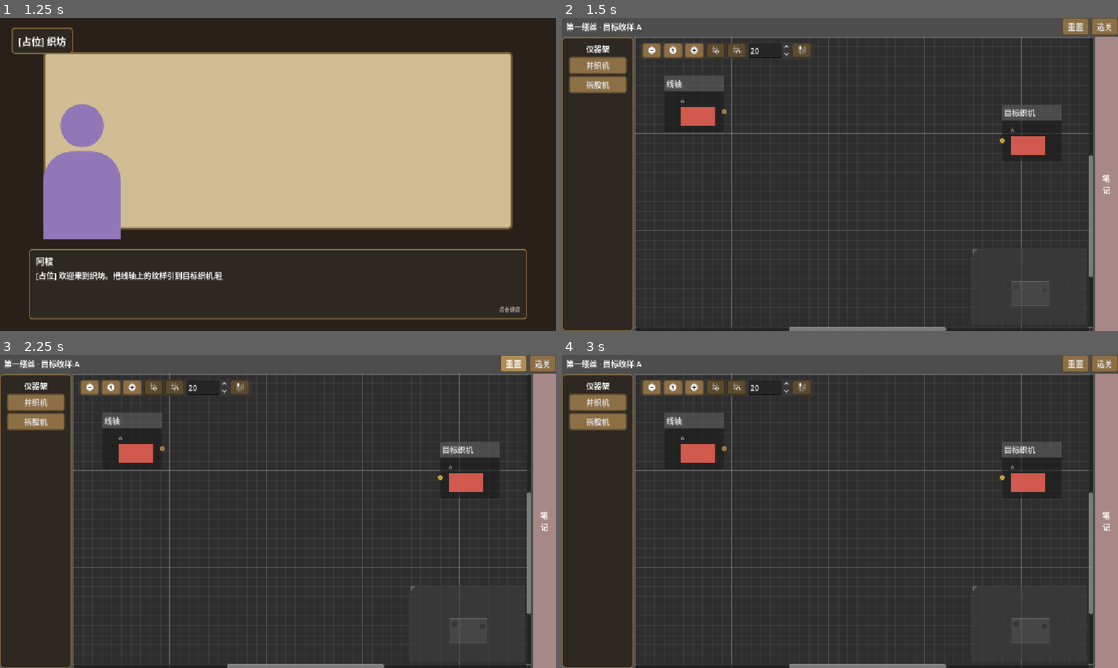
Above: before the commit, frames 1-4 (two rows, left to right).
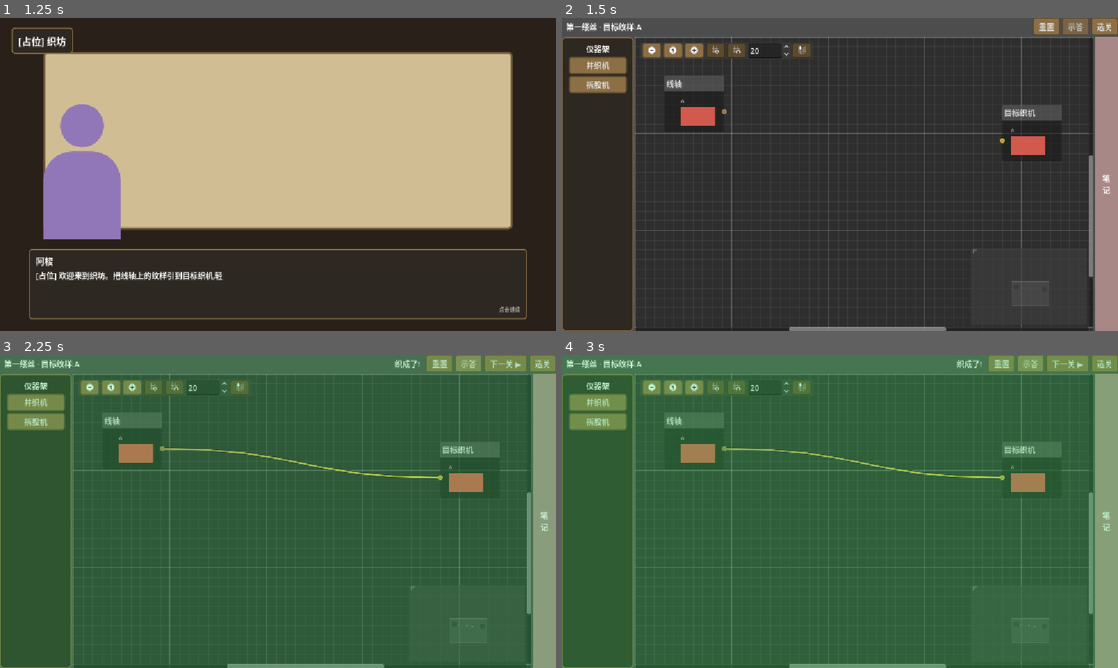
Above: after the commit, the same moments.

Repository: yiyuanli939/she-nicest-weave-the-truth
Game: Godot game, scene res://ui/main_menu.tscn
The game is run twice, just before and just after one commit, with the same random seed, the same clock (stepped at 60 frames per second) and the same inputs.
Inputs (mouse positions are in pixels of both pictures, inside the frame that each line leads up to):
- Up to frame 1 (1.25 s): click "开始织造" at 0.5 s
- Up to frame 2 (1.5 s): move the mouse to (962, 158) at 1.27 s; tap Backspace at 1.35 s; click (962, 158) at 1.42 s
- Up to frame 3 (2.25 s): click (511, 364) at 2 s, where only the run after the commit has a clickable "示答"
- Up to frame 4 (3 s): click (1029, 364) at 2.75 s, where only the run after the commit has a clickable "示答"

Frame 1 is identical in both runs. In frame 2, 0.3% of the frame differs, in the area x 84-94%, y 0-6%; in frame 3, 99%; in frame 4, 100%, in the area x 0-100%, y 0-100%.

Commit message:
测试开答案:HUD 加「示答」按钮,点了重置并按 tests/level_solutions.gd 自动摆出本关答案通关;仅调试版(OS.is_debug_build)且本关有解法数据时出现;tests/ 走动态 load,导出正式版裁掉 tests/ 也不炸。UI smoke 加示答显隐+一键通关回归;73/73 + UI/m3/m2 全绿
Co-Authored-By: Claude Fable 5 <noreply@anthropic.com>
Claude-Session: https://claude.ai/code/session_01UpnGuEiFd4CHPqysJyURs7

Diff:
--- a/tests/visual_smoke_ui.gd
+++ b/tests/visual_smoke_ui.gd
@@ -157,6 +157,7 @@
 	# ---- C. HUD:没有撤销/重做按钮,有重置 ----
 	_check(_button_named(scene, "撤销") == null and _button_named(scene, "重做") == null, "HUD 无撤销/重做按钮")
 	_check(_button_named(scene, "重置") != null, "HUD 有重置按钮")
+	_check(_button_named(scene, "示答") == null, "没有脚本化解法的关不显示示答按钮")
 
 	# ---- D. 仪器架真实点击放置岔纹机 ----
 	var board: ProofBoard = scene._board
@@ -353,6 +354,16 @@
 				await _settle()
 				_check(current_scene is LevelScene and game.current.id == &"l01", "播完进 l01 棋盘")
 
+	# ---- N. 测试用「示答」按钮:点了自动摆出本关答案并通关 ----
+	var l01 := current_scene as LevelScene
+	if l01 != null:
+		var answer_btn := _button_named(l01, "示答")
+		_check(answer_btn != null, "有脚本化解法的关(调试版)显示示答按钮")
+		if answer_btn != null:
+			_click(_center(answer_btn), MOUSE_BUTTON_LEFT)
+			await _settle()
+			_check(l01.session.is_solved(), "点「示答」自动摆出答案并通关")
+
 	_finish()
 
 
--- a/ui/level_scene.gd
+++ b/ui/level_scene.gd
@@ -19,6 +19,8 @@
 var _next_btn: Button
 
 const NOTEBOOK_TAB_COLOR := Color(0.66, 0.53, 0.53)   # 藕粉竖条(与笔记页一致)
+# 测试用示答:动态加载而非 class_name 引用,导出正式版即使裁掉 tests/ 也不影响本脚本
+const SOLUTIONS_PATH := "res://tests/level_solutions.gd"
 var _pin_target := Vector2i(-1, -1)   # (node_id, out_port) 正在编辑的假设口
 var _fresh_state: Dictionary = {}     # setup 刚完成的快照,重置用
 var _idle_sec := 0.0                  # 发呆计时 → 小机出声引导
@@ -91,6 +93,16 @@
 	reset_btn.pressed.connect(_on_reset)
 	hud.add_child(reset_btn)
 	if _game != null:
+		# 测试用「示答」:仅调试版、且本关有脚本化解法时出现;点了重置后自动摆出答案
+		if OS.is_debug_build() and _game.current != null and ResourceLoader.exists(SOLUTIONS_PATH):
+			var sols := load(SOLUTIONS_PATH)
+			if sols.DATA.has(_game.current.id):
+				var answer_btn := Button.new()
+				answer_btn.text = "示答"
+				answer_btn.tooltip_text = "测试用:重置并自动摆出本关答案(仅调试版可见)"
+				answer_btn.modulate.a = 0.7
+				answer_btn.pressed.connect(_on_show_answer)
+				hud.add_child(answer_btn)
 		_next_btn = Button.new()
 		_next_btn.text = "下一关 ▶"
 		_next_btn.visible = false
@@ -262,3 +274,10 @@
 	session.load_state(_fresh_state)
 	_layout_endpoints()
 	_status.text = ""
+
+
+## 测试用:重置后按 tests/level_solutions.gd 的脚本化解法自动通关(仅调试版有入口)
+func _on_show_answer() -> void:
+	_on_reset()
+	var sols := load(SOLUTIONS_PATH)
+	sols.apply(self, _board, _game.current.id)
Binary file changed: tests/screenshots/m2_explosion.png
Binary file changed: tests/screenshots/m2_imp_nested.png
Binary file changed: tests/screenshots/m2_or_commute.png
Binary file changed: tests/screenshots/m3_l03_restored.png
Binary file changed: tests/screenshots/m3_l08_board.png
Not shown, changed: docs/TUTORIAL.md
